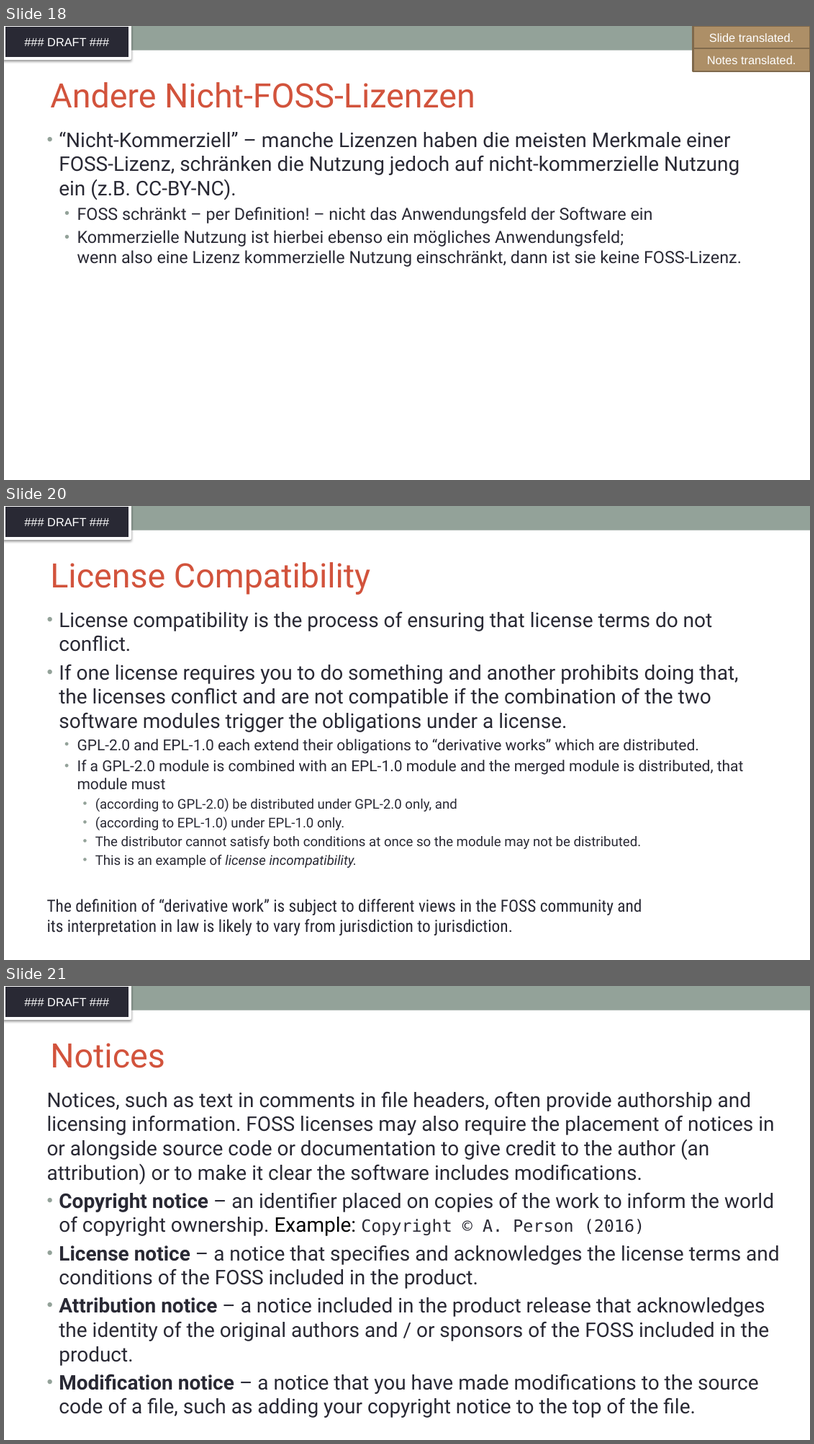
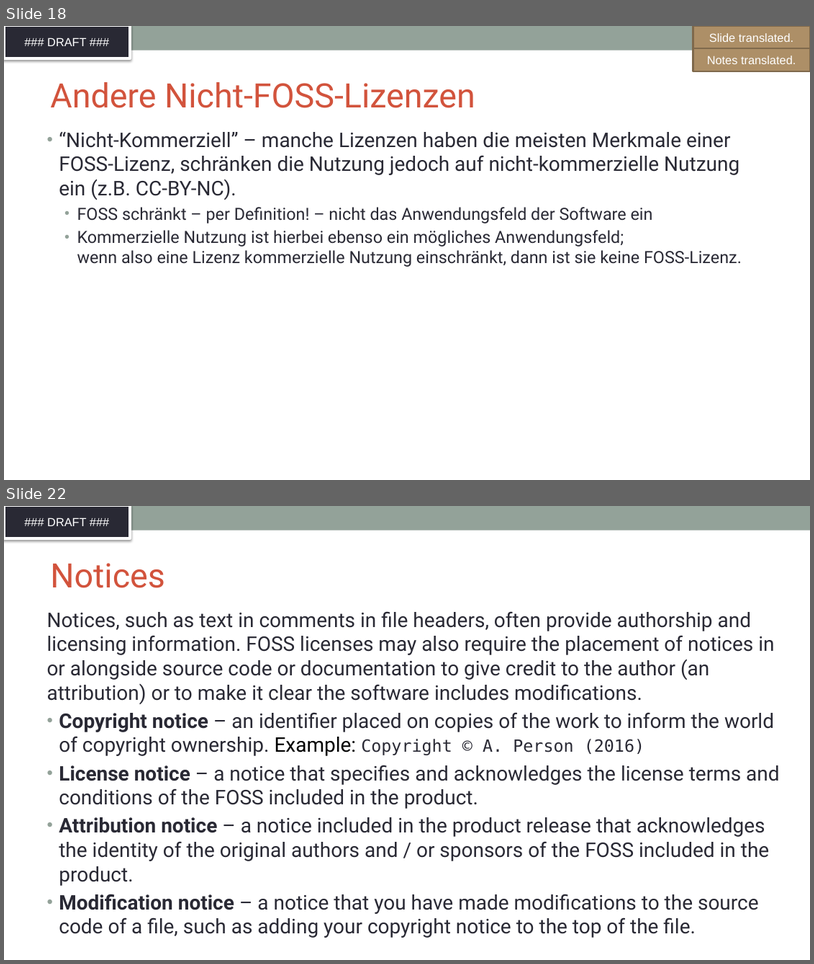
Before and after one commit to SThanheiser/curriculum, a slide deck: translation-DE/slides/DFT_openchain-curriculum-for-1-1_GER.pptx. Shown one above the other, each under a label of ours: slides 18, 20 and 21 before the commit, slides 18 and 22 after it; the slides between them are not shown. The pictures are 814x1444 and 814x964 pixels, drawn with LibreOffice and Linux fonts; fonts in the diff are those of the drawing; background and template pictures are left out. Boxes give left, top, right and bottom in pixels: in the first picture for what was removed or moved away, otherwise in the second. Text is boxed around its words. In the diff, an @@ line names an element or a change of style, - is before the commit and + after.

```diff
--- a/translation-DE/slides/DFT_openchain-curriculum-for-1-1_GER.pptx
+++ b/translation-DE/slides/DFT_openchain-curriculum-for-1-1_GER.pptx
@@ slide 20 removed at [4, 506, 810, 960], background #FFFFFF; not listed: 2 template elements that a slide beside it also shows @@
@@ title removed at [50, 562, 370, 595] @@
-License Compatibility
@@ text removed at [47, 611, 744, 935] @@
-• License compatibility is the process of ensuring that license terms do not conflict.
-• If one license requires you to do something and another prohibits doing that, the licenses conflict and are not compatible if the combination of the two software modules trigger the obligations under a license.
-  • GPL-2.0 and EPL-1.0 each extend their obligations to “derivative works” which are distributed.
-  • If a GPL-2.0 module is combined with an EPL-1.0 module and the merged module is distributed, that module must
-    • (according to GPL-2.0) be distributed under GPL-2.0 only, and
-    • (according to EPL-1.0) under EPL-1.0 only.
-    • The distributor cannot satisfy both conditions at once so the module may not be distributed.
-    • This is an example of license incompatibility.
-The definition of “derivative work” is subject to different views in the FOSS community and
-its interpretation in law is likely to vary from jurisdiction to jurisdiction.
@@ what was slide 21 is now slide 22 @@
```
Also in this commit, not shown: 4 slides added, 2 other slides removed.
